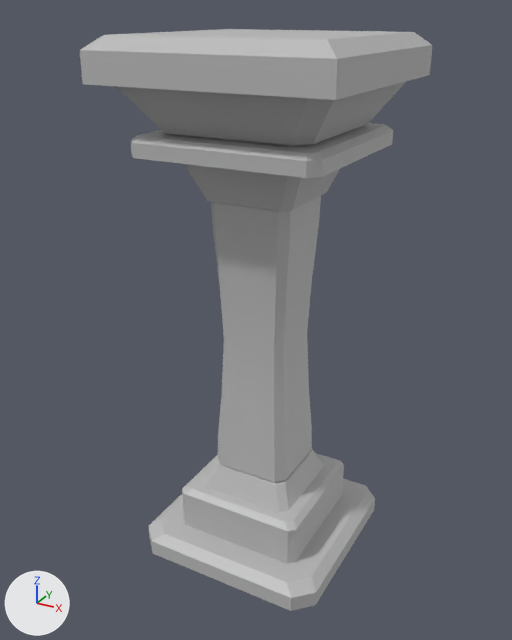
Two versions of the FBX model Project/RogueLike-SmoothBrain/Assets/SampleSceneAssets/Art/Meshs/Dungeon_Room/Meshes/MESH_Colonne.fbx, one commit apart.
Camera for both pictures: a 50 mm lens placed at (0.0292, -0.055, 0.0515), pointed at (-0.0007, -0.0006, 0.0244). Lighting does not change. The marker at lower left points along +X, +Y and +Z. Where no turn or scale is listed for an object, it has been applied to the vertices.

The first picture shows 'MESH_Colonne'.
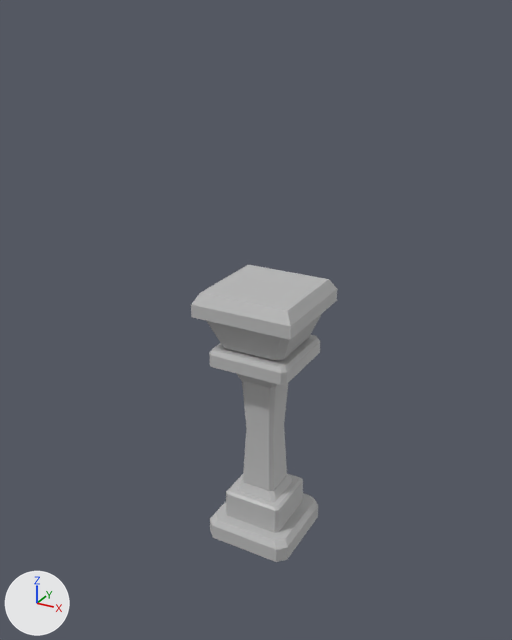
Commit message: Fix size colonne

Location of each change, [x1, y1, x2, y2] in pixels of the pictures (512 x 640 px; the box of a moved part takes in the faces that stretch with it):
'MESH_Colonne', reshaped (58% narrower, 49% shorter)
    before: [80, 29, 432, 611]
    after: [191, 265, 337, 562]
part 1 of me_mesh, moved or reshaped
    before: [184, 164, 340, 212]
    after: [207, 314, 322, 360]
part 2 of me_mesh, moved or reshaped
    before: [149, 478, 375, 611]
    after: [210, 493, 318, 562]
part 3 of me_mesh, moved or reshaped
    before: [116, 82, 406, 146]
    after: [237, 374, 278, 388]
part 4 of me_mesh, moved or reshaped
    before: [182, 453, 344, 564]
    after: [226, 474, 303, 533]
part 5 of me_mesh, moved or reshaped
    before: [131, 123, 393, 178]
    after: [209, 335, 320, 385]
part 6 of me_mesh, added
    after: [242, 381, 288, 491]
part 7 of me_mesh, added
    after: [237, 474, 293, 502]
part 8 of me_mesh, deleted
    before: [80, 29, 432, 100]
part 9 of me_mesh, cut back
    before: [204, 196, 324, 512]
    after: [191, 265, 337, 340]

What the commit changed:
me_mesh is used by ob_mesh_colonne; location (0.0, 0.0, 0.0).
me_mesh had 212 vertices, 163 faces and spanned x -0.0106..0.0106, y -0.0106..0.0106, z 0.0..0.0497.
me_mesh now has 178 vertices, 130 faces and spans x -0.0051..0.0051, y -0.0051..0.0051, z 0.0..0.0278.
me_mesh part 1: the loose piece of 24 vertices spanning x -0.0059..0.0059, y -0.0059..0.0059, z 0.0361..0.0404 is scaled about its middle by (0.786, 0.786, 0.876), then moved by (0.0, 0.0, -0.0145).
me_mesh part 2: the loose piece of 24 vertices spanning x -0.0097..0.0097, y -0.0097..0.0097, z 0.0..0.0023 is scaled about its middle by (0.479, 0.479, 0.982).
me_mesh part 3: the loose piece of 24 vertices spanning x -0.0098..0.0098, y -0.0098..0.0098, z 0.042..0.0463 is scaled about its middle by (0.292, 0.292, 0.482), then moved by (0.0, 0.0, -0.025).
me_mesh part 4: the loose piece of 24 vertices spanning x -0.0065..0.0065, y -0.0065..0.0065, z 0.0023..0.0066 is scaled about its middle by (0.479, 0.479, 0.701), then moved by (0.0, 0.0, -0.0007).
me_mesh part 5: the loose piece of 24 vertices spanning x -0.0086..0.0086, y -0.0086..0.0086, z 0.0404..0.042 is scaled about its middle by (0.479, 0.479, 1), then moved by (0.0, 0.0, -0.0202).
me_mesh part 6: a new loose piece of 24 vertices spanning x -0.0019..0.0019, y -0.0019..0.0019, z 0.0061..0.0182, in mat_mat_colonne_wallhandcuffs_stool_winebarrel (grey #bcbcbc).
me_mesh part 7: a new loose piece of 22 vertices spanning x -0.0024..0.0024, y -0.0024..0.0024, z 0.0051..0.0061, in mat_mat_colonne_wallhandcuffs_stool_winebarrel (grey #bcbcbc).
me_mesh part 8: the loose piece of 12 vertices spanning x -0.0106..0.0106, y -0.0106..0.0106, z 0.0461..0.0497 is deleted.
Part 9, on me_mesh:
80 vertices are removed from x -0.0049..0.0049, y -0.0049..0.0049, z 0.0066..0.0362.
67 faces are deleted.
12 vertices are added at x -0.0051..0.0051, y -0.0051..0.0051, z 0.0254..0.0278.
9 new faces join them.
